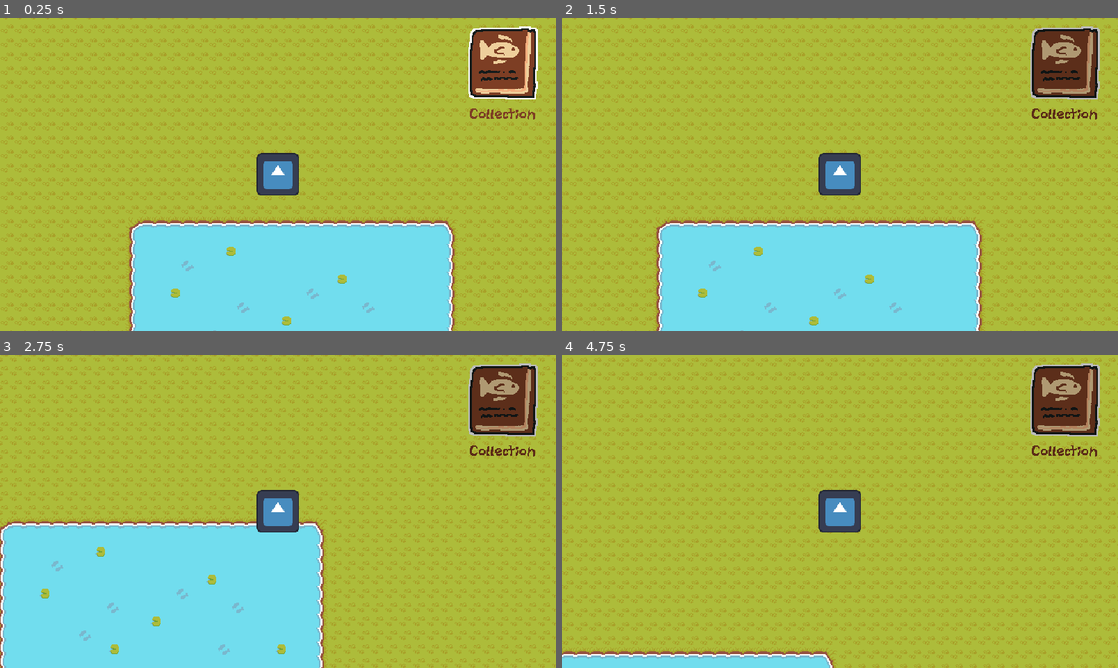
Above: before the commit, frames 1-4 (two rows, left to right).
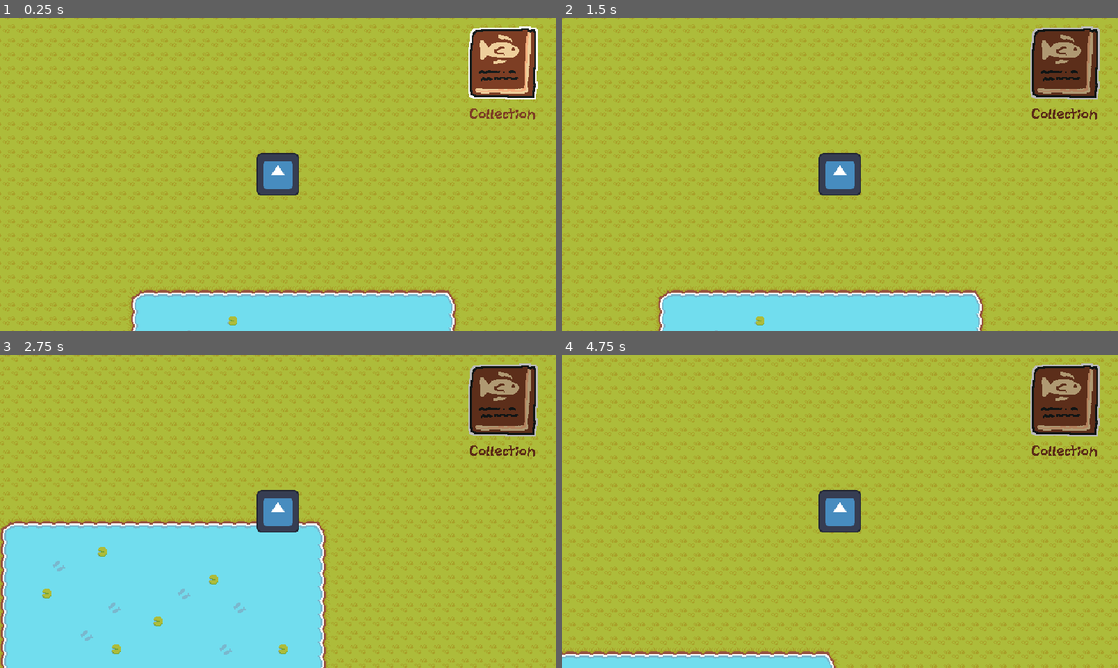
Above: after the commit, the same moments.

Repository: connervolkek/digital-workshop-game-design
Game: Godot game, scene res://Scenes/Main.tscn
Same seed, same stepped clock (60 frames per second), same inputs: the game is played once before the commit and once after it. The engine's default icon, where the game draws it, is replaced by a stand-in: a white triangle on a blue panel in a dark square.
Inputs:
- Up to frame 1 (0.25 s): no input
- Up to frame 2 (1.5 s): click "Collection" at 0.5 s; tap Enter at 1.25 s; hold D (Right) from 1.28 s (still down); tap E (Interact) at 1.35 s
- Up to frame 3 (2.75 s): release D (Right) at 2.03 s; hold S (Down) from 2.03 s (still down); tap E (Interact) at 2.1 s
- Up to frame 4 (4.75 s): release S (Down) at 2.78 s; hold D (Right) 2.78-3.53 s; tap E (Interact) at 2.85, 3.6, 4.35 s; hold W (Up) 3.53-4.28 s; hold A (Left) from 4.28 s (still down)

The runs differ from the first frame. In frame 1, 30% of the frame differs, in the area x 0-100%, y 0-100%; in frame 2, 30%; in frame 3, 16%; in frame 4, 20%.

Commit message:
moved fishes to the main scene
wanted them to be able to edit the fishes easier, they are now in the main scene

theres also a bunch of random import files in here hopefully that doesnt fuck shit up

Diff:
--- a/Scenes/FishingGame.tscn
+++ b/Scenes/FishingGame.tscn
@@ -2,10 +2,8 @@
 
 [ext_resource type="Script" uid="uid://tfdd26pdmssa" path="res://Scripts/FishingGame.gd" id="1_5hnkb"]
 [ext_resource type="Theme" uid="uid://mvjpfb540vfs" path="res://Art/GameTheme.tres" id="1_y25gk"]
-[ext_resource type="Texture2D" uid="uid://wbxtgcolpwh2" path="res://Art/woodframe.png" id="2_5c2xi"]
-[ext_resource type="PackedScene" uid="uid://bp8ss3xuef02s" path="res://Scenes/Fish.tscn" id="2_fish"]
-[ext_resource type="Texture2D" uid="uid://itpsvvg00cv1" path="res://Art/TestImage.png" id="4_0hv4e"]
-[ext_resource type="Texture2D" uid="uid://bcsere3r7pc7d" path="res://Art/fishingbg.png" id="5_0hv4e"]
+[ext_resource type="Texture2D" uid="uid://bbut17ryboqwr" path="res://Art/woodframe.png" id="2_5c2xi"]
+[ext_resource type="Texture2D" uid="uid://cs38h0ypkoqk1" path="res://Art/fishingbg.png" id="5_0hv4e"]
 
 [sub_resource type="StyleBoxFlat" id="StyleBoxFlat_n55jk"]
 bg_color = Color(0.8784314, 0.22352941, 0.29803923, 1)
@@ -117,18 +115,6 @@
 layout_mode = 2
 mouse_filter = 2
 
-[node name="Fish" parent="OuterPanel/MarginContainer/VBoxContainer/FishingArea/FishBounds" unique_id=1867647280 instance=ExtResource("2_fish")]
-layout_mode = 0
-fish_name = "COOL fish"
-
-[node name="Fish2" parent="OuterPanel/MarginContainer/VBoxContainer/FishingArea/FishBounds" unique_id=670125084 instance=ExtResource("2_fish")]
-layout_mode = 0
-texture_normal = ExtResource("4_0hv4e")
-fish_name = "unCOOL fish"
-clicks_required = 15
-time_limit = 6.0
-hop_interval = 0.4
-
 [node name="Footer" type="HBoxContainer" parent="OuterPanel/MarginContainer/VBoxContainer" unique_id=1257403813]
 custom_minimum_size = Vector2(0, 31)
 layout_mode = 2
--- a/Scenes/Main.tscn
+++ b/Scenes/Main.tscn
@@ -4,6 +4,8 @@
 [ext_resource type="PackedScene" uid="uid://cxgv3qmhutft4" path="res://Scenes/Player.tscn" id="2_kln2b"]
 [ext_resource type="PackedScene" uid="uid://xnwfyupperq3" path="res://Scenes/FishingGame.tscn" id="4_rgh2o"]
 [ext_resource type="PackedScene" uid="uid://bsk01gcvlod1c" path="res://Scenes/CollectionUI.tscn" id="5_pbw6q"]
+[ext_resource type="PackedScene" uid="uid://bp8ss3xuef02s" path="res://Scenes/Fish.tscn" id="6_fish"]
+[ext_resource type="Texture2D" uid="uid://itpsvvg00cv1" path="res://Art/TestImage.png" id="7_fish_picture"]
 
 [sub_resource type="TileSetAtlasSource" id="TileSetAtlasSource_pbw6q"]
 texture = ExtResource("1_rgh2o")
@@ -103,10 +105,24 @@
 tile_set = SubResource("TileSet_2m5a4")
 
 [node name="Player" parent="." unique_id=555660452 instance=ExtResource("2_kln2b")]
+position = Vector2(-2, -80)
+
+[node name="Fishes" type="Node" parent="." unique_id=1248021191]
+
+[node name="COOL fish" parent="Fishes" unique_id=1974065822 instance=ExtResource("6_fish")]
+fish_name = "COOL fish"
+
+[node name="unCOOL fish" parent="Fishes" unique_id=1247094525 instance=ExtResource("6_fish")]
+texture_normal = ExtResource("7_fish_picture")
+fish_name = "unCOOL fish"
+clicks_required = 15
+time_limit = 6.0
+hop_interval = 0.4
 
 [node name="CanvasLayer" type="CanvasLayer" parent="." unique_id=891895647]
 
 [node name="CollectionUI" parent="CanvasLayer" unique_id=1401526301 instance=ExtResource("5_pbw6q")]
 
-[node name="FishingGame" parent="CanvasLayer" unique_id=477631103 instance=ExtResource("4_rgh2o")]
+[node name="FishingGame" parent="CanvasLayer" unique_id=477631103 node_paths=PackedStringArray("fishes") instance=ExtResource("4_rgh2o")]
 visible = false
+fishes = NodePath("../../Fishes")
--- a/Scripts/FishingGame.gd
+++ b/Scripts/FishingGame.gd
@@ -1,6 +1,9 @@
 extends Control
 
 const Fish = preload("res://Scripts/Fish.gd")
+
+# Assign Main's Fishes node in the Inspector.
+@export var fishes: Node
 
 var clicks: int = 0
 var fish_caught: int = 0
@@ -33,10 +36,25 @@
 
 
 func start_round():
+	round_active = false
+	round_timer.stop()
 	if fish != null:
 		fish.stop()
+		fish_bounds.remove_child(fish)
+		fish.queue_free()
+		fish = null
 	clicks = 0
-	fish = fish_bounds.get_children().pick_random()
+
+	var available_fish: Array[Node] = []
+	if fishes != null:
+		for child in fishes.get_children():
+			if child is Fish:
+				available_fish.append(child)
+
+	# Keep the editable original in Main and play with a copy.
+	fish = available_fish.pick_random().duplicate() as Fish
+	fish_bounds.add_child(fish)
+	fish.position = Vector2.ZERO
 	round_active = true
 
 	clicks_label.text = "Clicks: 0 / " + str(fish.clicks_required)
--- a/Sounds/addstufflater.gd
+++ /dev/null
@@ -1,11 +0,0 @@
-extends Node
-
-
-# Called when the node enters the scene tree for the first time.
-func _ready():
-	pass # Replace with function body.
-
-
-# Called every frame. 'delta' is the elapsed time since the previous frame.
-func _process(delta):
-	pass
Not shown, added: Art/fishingbg.png.import
Not shown, added: Art/mouseicon.png.import
Not shown, added: Art/woodframe.png.import
Not shown, removed: Sounds/addstufflater.gd.uid
